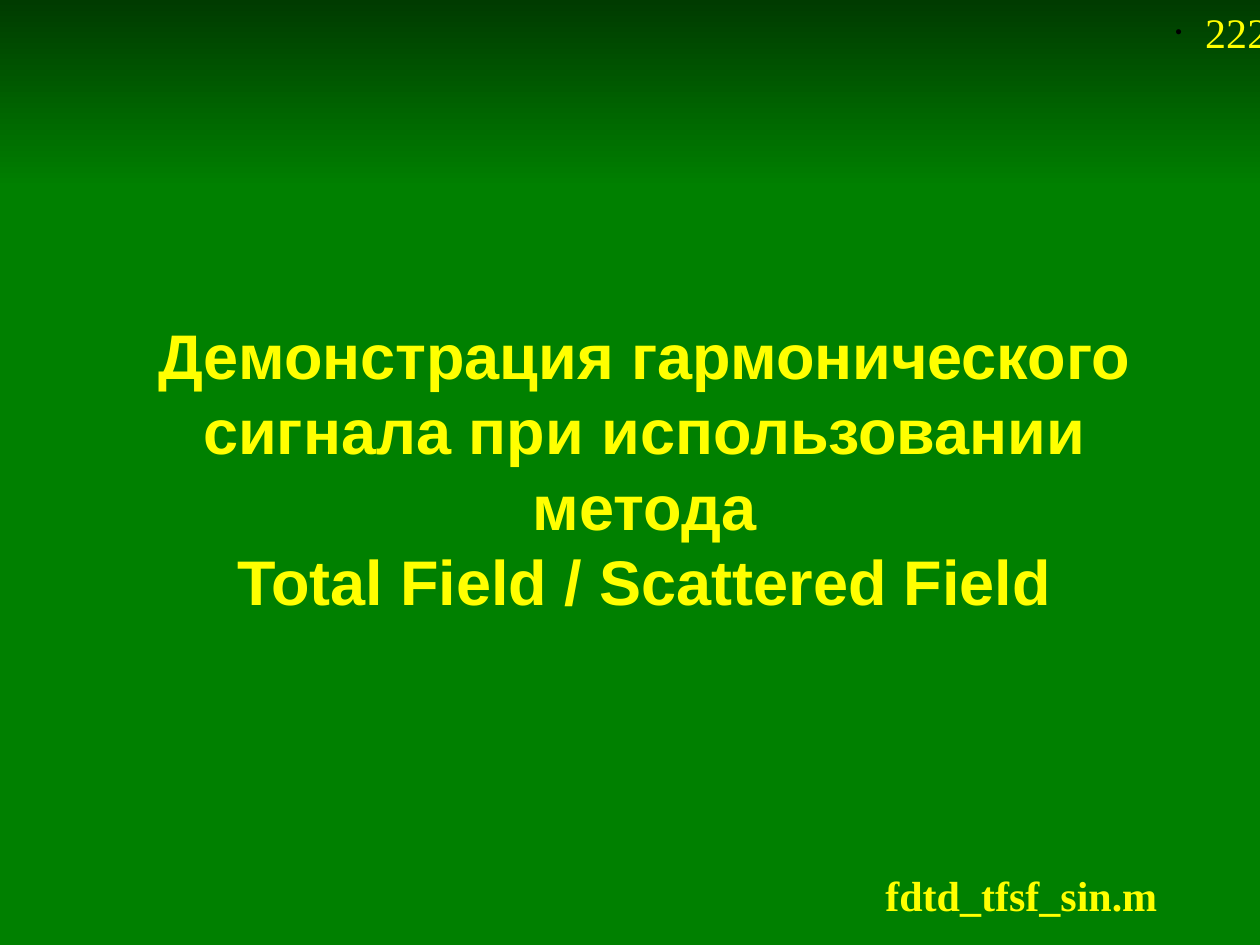
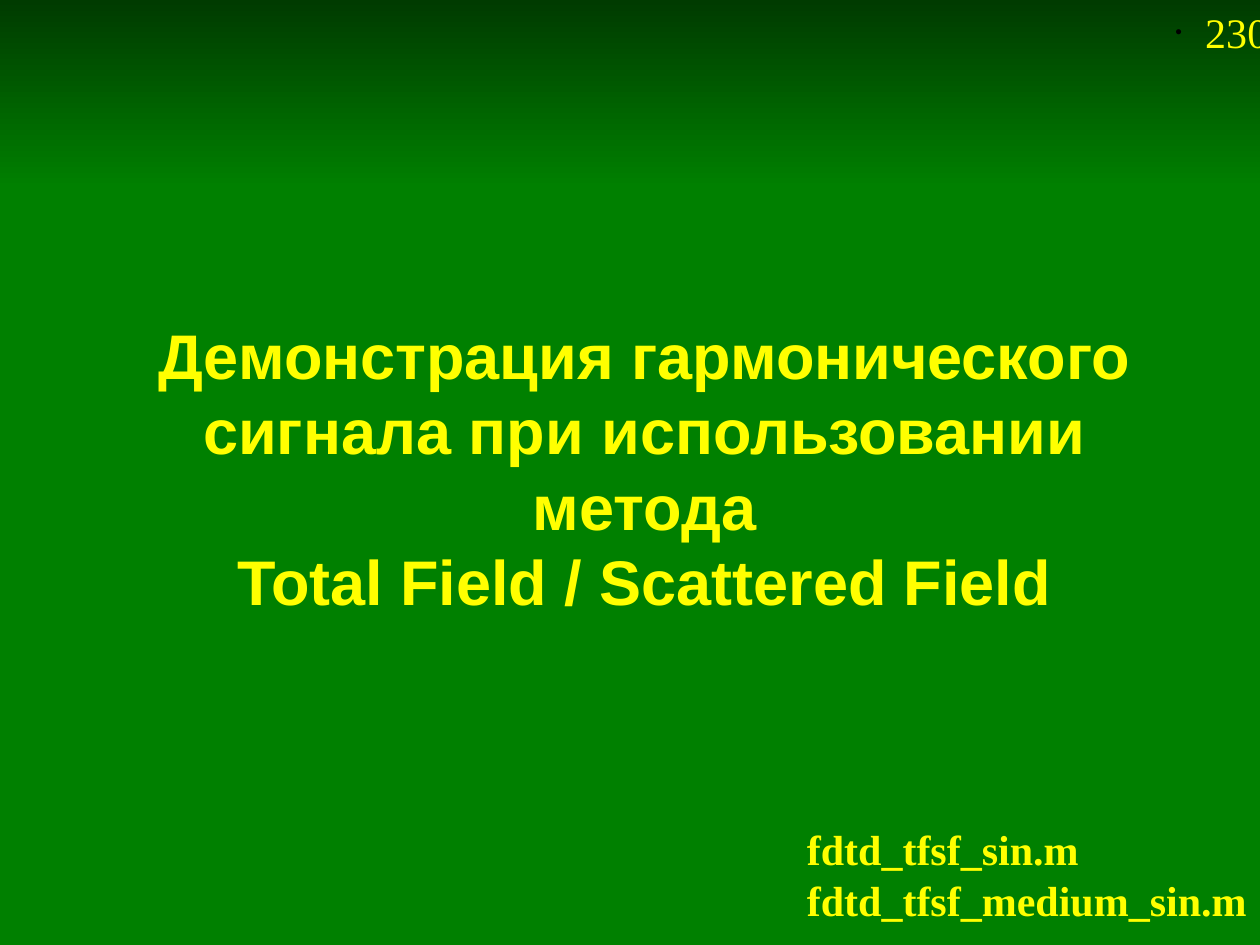
Before and after one commit to andris0147sv/modelling, a slide deck: slide 230 of presentations/2. FDTD.odp (slide 222 before the commit). Drawn at 1260x945 pixels with LibreOffice and Linux fonts; fonts in the diff are those of the drawing. Boxes give left, top, right and bottom in pixels: in the first picture for what was removed or moved away, otherwise in the second. Text is boxed around its words. In the diff, an @@ line names an element or a change of style, - is before the commit and + after.

```diff
--- a/presentations/2. FDTD.odp
+++ b/presentations/2. FDTD.odp
@@ page number at (x1=1205, y1=20, x2=1260, y2=49): text changed @@
-• 222
+• 230
@@ text "fdtd_tfsf_sin.m" moved from (x1=885, y1=881, x2=1157, y2=917) to (x1=807, y1=835, x2=1247, y2=922) @@
@@ text at (x1=807, y1=886, x2=1247, y2=922): paragraph added @@
+fdtd_tfsf_medium_sin.m
```
Also in this commit, not shown: 23 other slides changed, 10 slides added, 6 slides removed, 6 other files.
